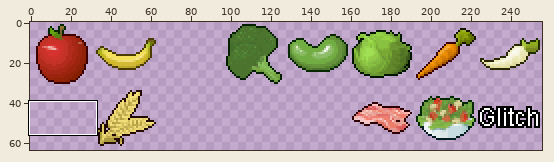
Edited in one commit: sprite sheet (icon/CC0/food/food-Glitch.png). Above, an overview of the earlier version with the close-up marked.
Close-up. The starting point:
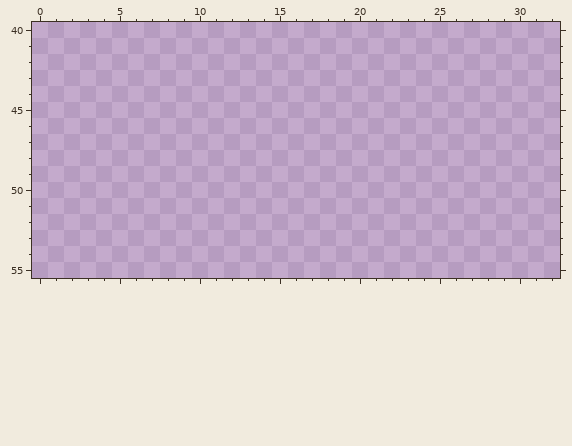
The file is 256x64 pixels. Colours within 5 levels of each other are drawn and written as one. Shown: x 0..32, y 40..55. The old version is drawn lined up with the new one. The commit also changed other parts of the picture, which this record leaves out.
Now the later version:
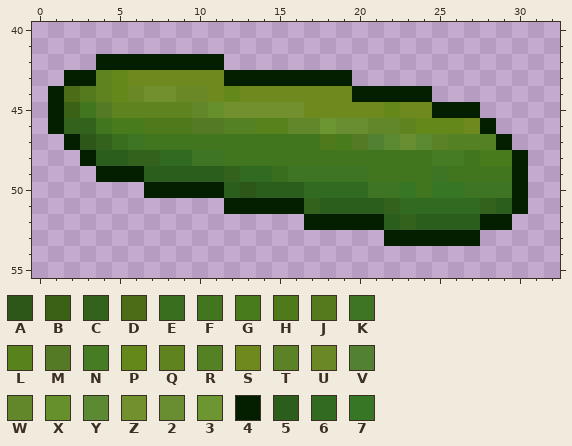
Palette (. is transparent): A #2d5718  B #3a6214  C #32621b  D #4d6c18  E #386e1e  F #41761e  G #477b1b  H #4e7a1c  J #557a1d  K #3e7525  L #57821c  M #547a25  N #467c24  P #65881a  Q #5f841f  R #548123  S #6e8a1f  T #5c8228  U #6b8826  V #528131  W #62872b  X #65902b  Y #5c8a33  Z #73902e  2 #698e32  3 #6b9631  4 #041f00  5 #2b5d1d  6 #316a21  7 #367624
The exact change:
drawings rearranged on the sheet (the old picture shows each at its new place)
@@ x 0..32 @@
 41 .................................
-42 .................................
-43 .................................
-44 .................................
-45 .................................
-46 .................................
-47 .................................
-48 .................................
-49 .................................
-50 .................................
-51 .................................
-52 .................................
-53 .................................
+42 ....44444444.....................
+43 ..44QPSSSSSS44444444.............
+44 .4DJQPUZZUUSPSSSSSSS44444........
+45 .4BFMQQQQQWXZZZZZSSSSSPSS444.....
+46 .4CCFGGHHHMMRRLLWW322WWQPPPS4....
+47 ..4ACEKFFFFFFFFFFFHGMVY2YTRRR4...
+48 ...455CC66KKFFFFFFFFFFFFFNNFGG4..
+49 ....44455555C66EKKKKKFFFFKFFFF4..
+50 .......444445A5556666KK7F77KKK4..
+51 ............44444C5555C66666C54..
+52 .................444445C555544...
+53 ......................444444.....
 54 .................................
Pixel boxes of the changes (left, top, right, bottom) in both close-ups:
added: (48, 54, 528, 246)
